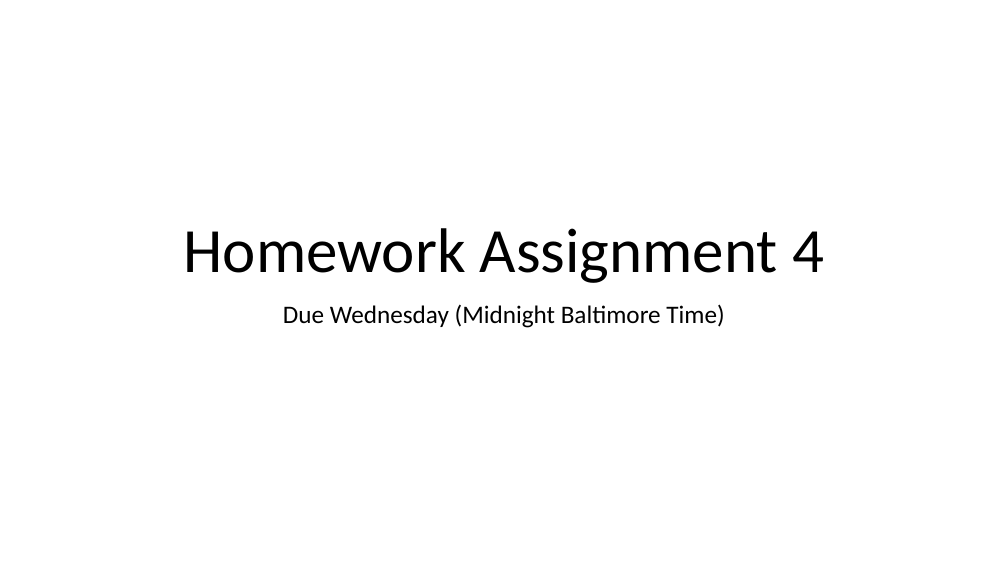
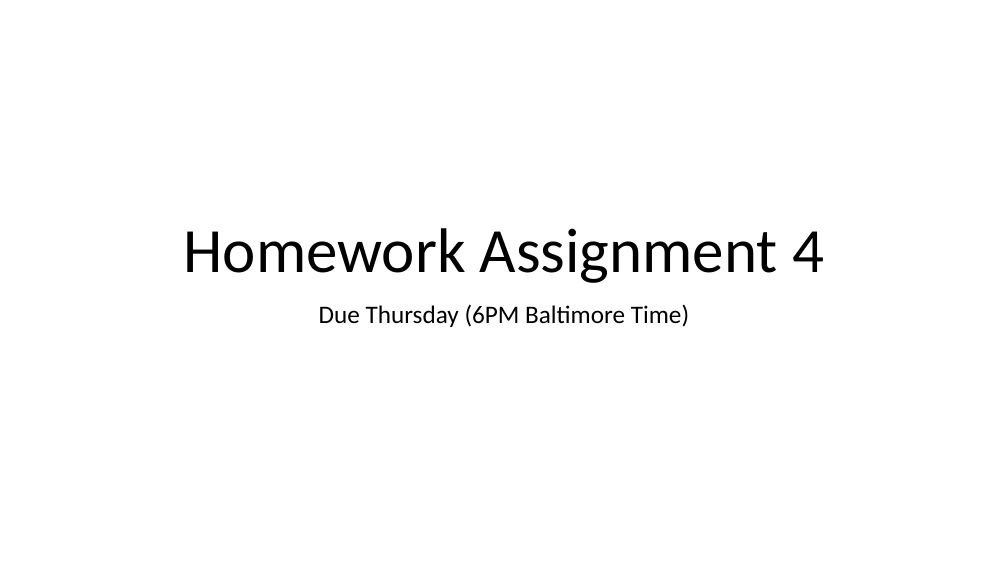
Before and after one commit to JEFworks-Lab/genomic-data-visualization-2022, a slide deck: slide 1 of resources/hw/genomic-data-visualization-HW_4.pptx. Drawn at 1008x567 pixels with LibreOffice and Linux fonts; fonts in the diff are those of the drawing. Boxes give left, top, right and bottom in pixels: in the first picture for what was removed or moved away, otherwise in the second. Text is boxed around its words. In the diff, an @@ line names an element or a change of style, - is before the commit and + after.

Commit message:
add slides

```diff
--- a/resources/hw/genomic-data-visualization-HW_4.pptx
+++ b/resources/hw/genomic-data-visualization-HW_4.pptx
@@ subtitle at bbox=[319, 304, 689, 327]: text changed @@
-Due Wednesday (Midnight Baltimore Time)
+Due Thursday (6PM Baltimore Time)
```
Also in this commit, not shown: 1 other slide changed, 1 slide added, 4 slides removed, 2 other files.
